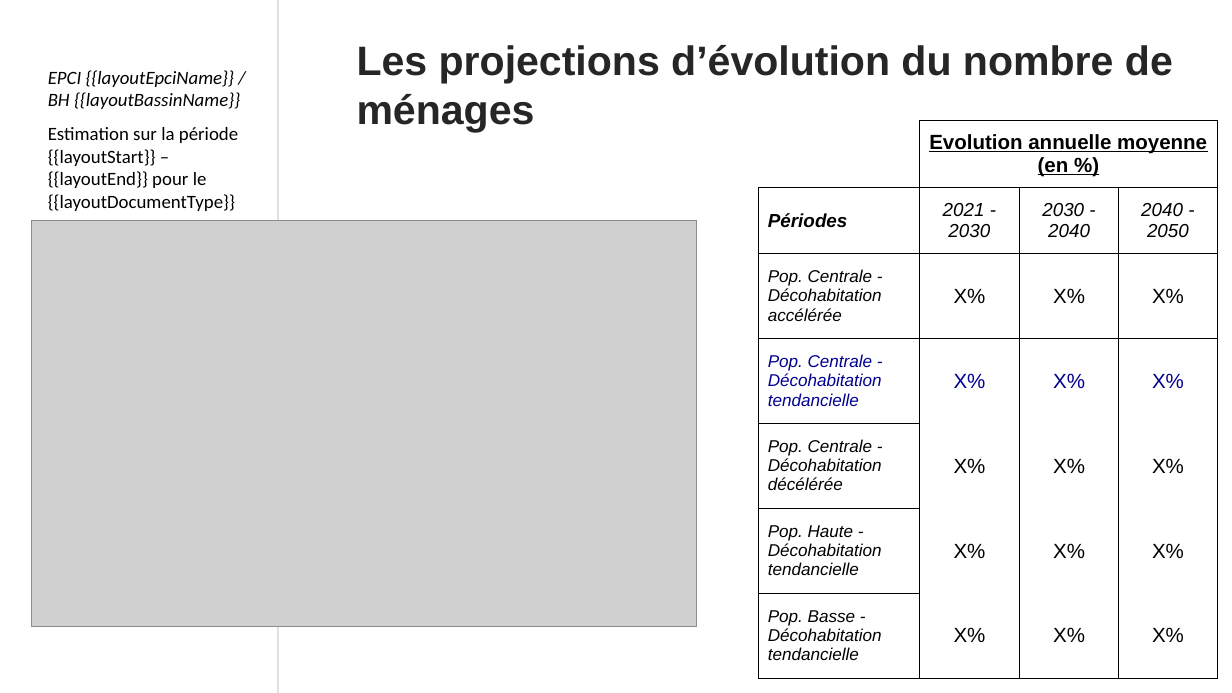
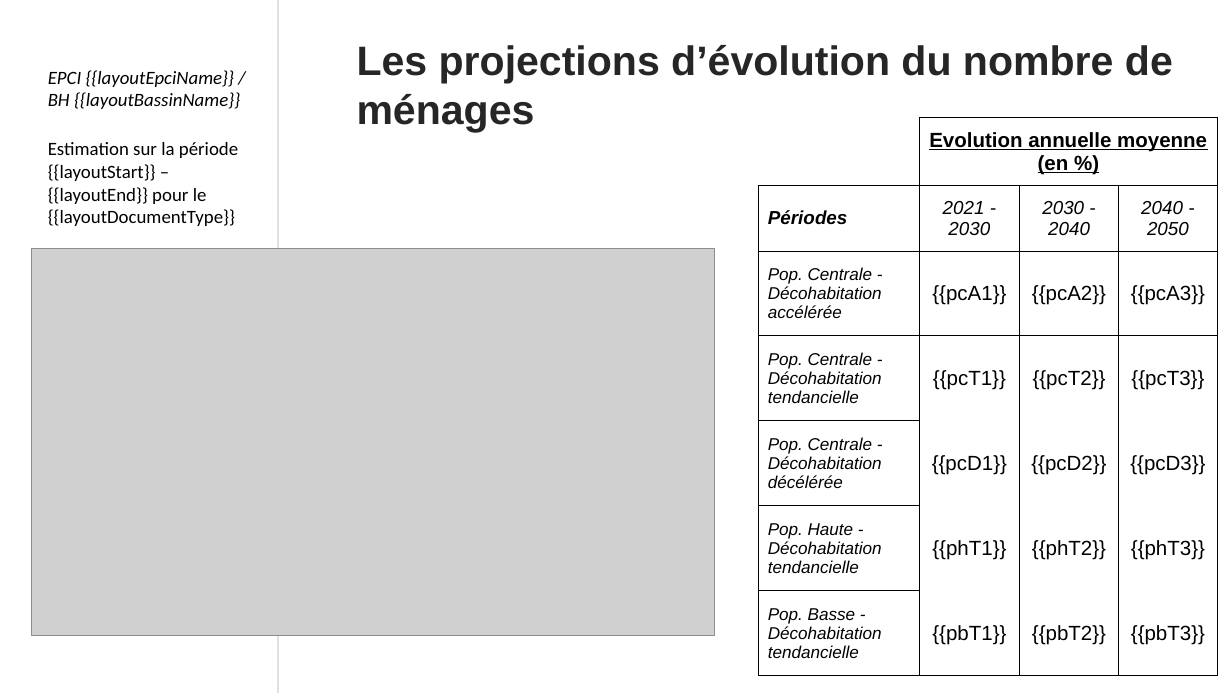
Before and after one commit to MTES-MCT/otelo-back, a slide deck: slide 11 of public/ppt/template.pptx. Drawn at 1232x693 pixels with LibreOffice and Linux fonts; fonts in the diff are those of the drawing; grey boxes stand for pictures; background and template pictures are left out. Boxes give left, top, right and bottom in pixels: in the first picture for what was removed or moved away, otherwise in the second. Text is boxed around its words. In the diff, an @@ line names an element or a change of style, - is before the commit and + after.

```diff
--- a/public/ppt/template.pptx
+++ b/public/ppt/template.pptx
@@ table at <box>759,117,1217,675</box> @@
-row 3: Pop. Centrale - Décohabitation accélérée | X% | X% | X%
+row 3: Pop. Centrale - Décohabitation accélérée | {{pcA1}} | {{pcA2}} | {{pcA3}}
-row 4: Pop. Centrale - Décohabitation tendancielle | X% | X% | X%
+row 4: Pop. Centrale - Décohabitation tendancielle | {{pcT1}} | {{pcT2}} | {{pcT3}}
-row 5: Pop. Centrale - Décohabitation décélérée | X% | X% | X%
+row 5: Pop. Centrale - Décohabitation décélérée | {{pcD1}} | {{pcD2}} | {{pcD3}}
-row 6: Pop. Haute - Décohabitation tendancielle | X% | X% | X%
+row 6: Pop. Haute - Décohabitation tendancielle | {{phT1}} | {{phT2}} | {{phT3}}
-row 7: Pop. Basse - Décohabitation tendancielle | X% | X% | X%
+row 7: Pop. Basse - Décohabitation tendancielle | {{pbT1}} | {{pbT2}} | {{pbT3}}
@@ text colour #000091 to #000000 in "Pop. Centrale - Décohabitation tendancielle" @@
@@ text "Estimation sur la période {{layoutStart}} ...": place and size @@
-text "Estimation sur la période {{layoutStart}} ..." at <box>48,127,238,211</box>
+text "Estimation sur la période {{layoutStart}} ..." at <box>48,142,238,226</box>
@@ picture: place and size @@
-picture at <box>32,221,697,627</box>
+picture at <box>32,249,715,636</box>
```
Also in this commit, not shown: 14 other slides changed, 15 other files.
